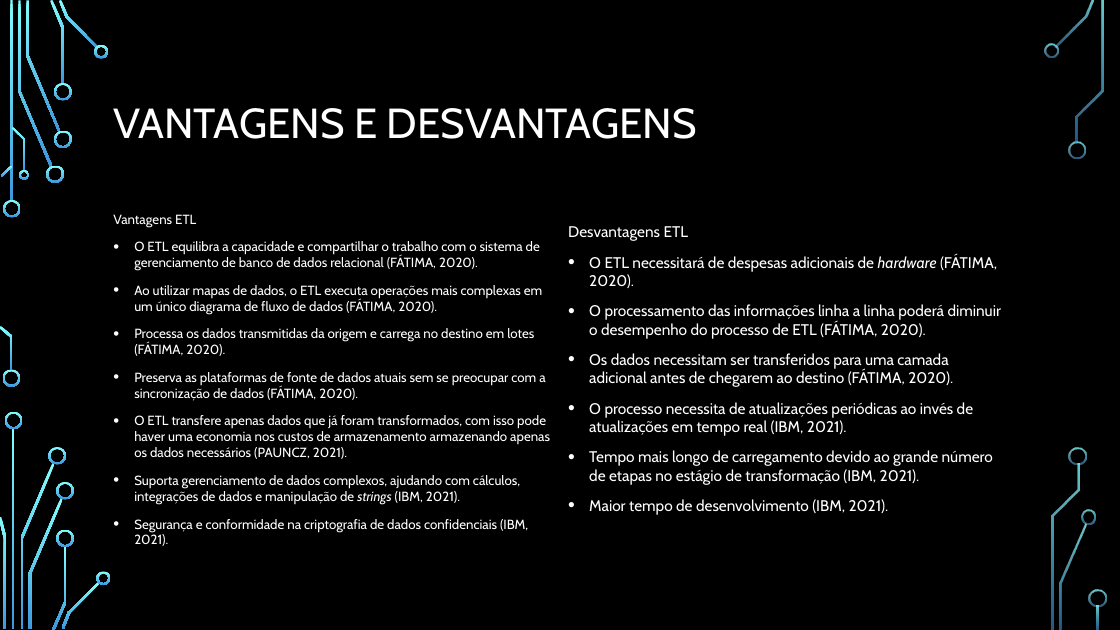
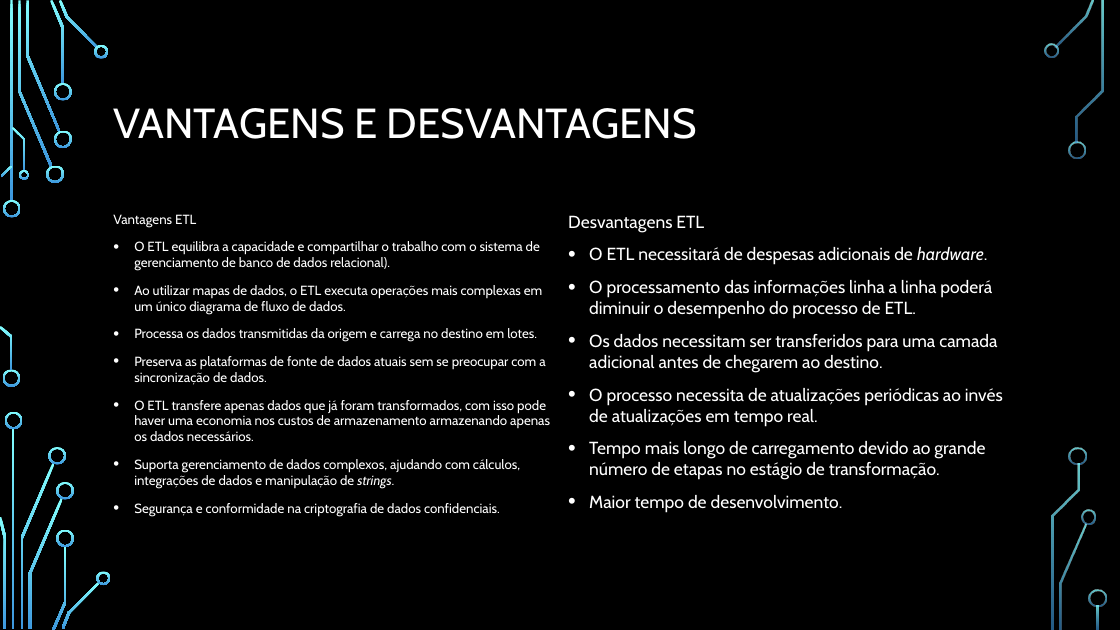
Before and after one commit to adsonb87/tcc, a slide deck: slide 17 of TCC/Resumo/Apresentação.pptx (slide 18 before the commit). Drawn at 1120x630 pixels with LibreOffice and Linux fonts; fonts in the diff are those of the drawing; background and template pictures are left out. Boxes give left, top, right and bottom in pixels: in the first picture for what was removed or moved away, otherwise in the second. Text is boxed around its words. In the diff, an @@ line names an element or a change of style, - is before the commit and + after.

```diff
--- a/TCC/Resumo/Apresentação.pptx
+++ b/TCC/Resumo/Apresentação.pptx
@@ text "Desvantagens ETL": place and size @@
-text "Desvantagens ETL" at (568, 226, 1001, 515)
+text "Desvantagens ETL" at (568, 215, 1003, 512)
@@ text at (568, 215, 704, 232): size 13.2 to 15 pt in "Desvantagens ETL" @@
@@ text at (134, 241, 550, 516): text changed @@
-• O ETL equilibra a capacidade e compartilhar o trabalho com o sistema de gerenciamento de banco de dados relacional (FÁTIMA, 2020).
-• Ao utilizar mapas de dados, o ETL executa operações mais complexas em um único diagrama de fluxo de dados (FÁTIMA, 2020).
-• Processa os dados transmitidas da origem e carrega no destino em lotes (FÁTIMA, 2020).
-• Preserva as plataformas de fonte de dados atuais sem se preocupar com a sincronização de dados (FÁTIMA, 2020).
-• O ETL transfere apenas dados que já foram transformados, com isso pode haver uma economia nos custos de armazenamento armazenando apenas os dados necessários (PAUNCZ, 2021).
-• Suporta gerenciamento de dados complexos, ajudando com cálculos, integrações de dados e manipulação de strings (IBM, 2021).
-• Segurança e conformidade na criptografia de dados confidenciais (IBM, 2021).
+• O ETL equilibra a capacidade e compartilhar o trabalho com o sistema de gerenciamento de banco de dados relacional).
+• Ao utilizar mapas de dados, o ETL executa operações mais complexas em um único diagrama de fluxo de dados.
+• Processa os dados transmitidas da origem e carrega no destino em lotes.
+• Preserva as plataformas de fonte de dados atuais sem se preocupar com a sincronização de dados.
+• O ETL transfere apenas dados que já foram transformados, com isso pode haver uma economia nos custos de armazenamento armazenando apenas os dados necessários.
+• Suporta gerenciamento de dados complexos, ajudando com cálculos, integrações de dados e manipulação de strings.
+• Segurança e conformidade na criptografia de dados confidenciais.
@@ text at (589, 247, 1003, 512): text changed; size 13.2 to 15 pt @@
-• O ETL necessitará de despesas adicionais de hardware (FÁTIMA, 2020).
-• O processamento das informações linha a linha poderá diminuir o desempenho do processo de ETL (FÁTIMA, 2020).
-• Os dados necessitam ser transferidos para uma camada adicional antes de chegarem ao destino (FÁTIMA, 2020).
-• O processo necessita de atualizações periódicas ao invés de atualizações em tempo real (IBM, 2021).
-• Tempo mais longo de carregamento devido ao grande número de etapas no estágio de transformação (IBM, 2021).
-• Maior tempo de desenvolvimento (IBM, 2021).
+• O ETL necessitará de despesas adicionais de hardware.
+• O processamento das informações linha a linha poderá diminuir o desempenho do processo de ETL.
+• Os dados necessitam ser transferidos para uma camada adicional antes de chegarem ao destino.
+• O processo necessita de atualizações periódicas ao invés de atualizações em tempo real.
+• Tempo mais longo de carregamento devido ao grande número de etapas no estágio de transformação.
+• Maior tempo de desenvolvimento.
```
Also in this commit, not shown: 19 other slides changed, 2 slides removed, 5 other files.
